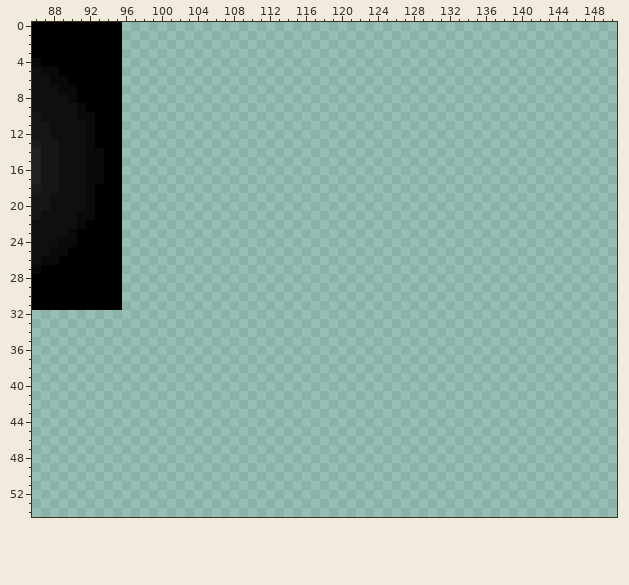
Pixel-art file -- Assets/Textures/Sprites001.aseprite. That is the earlier state.
256x256 pixels, 1 frame. Colours within 5 levels of each other are drawn and written as one. Shown: x 86..150, y 0..54. The commit also changed other parts of the picture, which this record leaves out.
The same view after the edit:
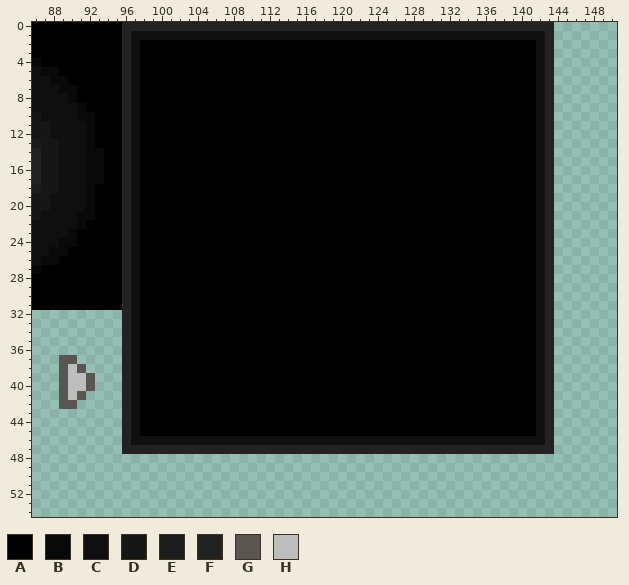
Palette (. is transparent): A #000000  B #090909  C #0f0f0f  D #161616  E #1c1c1c  F #222222  G #595652  H #bdbdbd
The edit:
Changed rows in their new state; - is an unchanged pixel.
first column x 89:
 0 -------FFFFFFFFFFFFFFFFFFFFFFFFFFFFFFFFFFFFFFFFFFFFFFFF
 1 -------FCCCCCCCCCCCCCCCCCCCCCCCCCCCCCCCCCCCCCCCCCCCCCCF
 2 -------FCAAAAAAAAAAAAAAAAAAAAAAAAAAAAAAAAAAAAAAAAAAAACF
 3 -------FCAAAAAAAAAAAAAAAAAAAAAAAAAAAAAAAAAAAAAAAAAAAACF
 4 -------FCAAAAAAAAAAAAAAAAAAAAAAAAAAAAAAAAAAAAAAAAAAAACF
 5 -------FCAAAAAAAAAAAAAAAAAAAAAAAAAAAAAAAAAAAAAAAAAAAACF
 6 -------FCAAAAAAAAAAAAAAAAAAAAAAAAAAAAAAAAAAAAAAAAAAAACF
 7 -------FCAAAAAAAAAAAAAAAAAAAAAAAAAAAAAAAAAAAAAAAAAAAACF
 8 -------FCAAAAAAAAAAAAAAAAAAAAAAAAAAAAAAAAAAAAAAAAAAAACF
 9 -------FCAAAAAAAAAAAAAAAAAAAAAAAAAAAAAAAAAAAAAAAAAAAACF
10 -------FCAAAAAAAAAAAAAAAAAAAAAAAAAAAAAAAAAAAAAAAAAAAACF
11 -------FCAAAAAAAAAAAAAAAAAAAAAAAAAAAAAAAAAAAAAAAAAAAACF
12 -------FCAAAAAAAAAAAAAAAAAAAAAAAAAAAAAAAAAAAAAAAAAAAACF
13 -------FCAAAAAAAAAAAAAAAAAAAAAAAAAAAAAAAAAAAAAAAAAAAACF
14 -------FCAAAAAAAAAAAAAAAAAAAAAAAAAAAAAAAAAAAAAAAAAAAACF
15 -------FCAAAAAAAAAAAAAAAAAAAAAAAAAAAAAAAAAAAAAAAAAAAACF
16 -------FCAAAAAAAAAAAAAAAAAAAAAAAAAAAAAAAAAAAAAAAAAAAACF
17 -------FCAAAAAAAAAAAAAAAAAAAAAAAAAAAAAAAAAAAAAAAAAAAACF
18 -------FCAAAAAAAAAAAAAAAAAAAAAAAAAAAAAAAAAAAAAAAAAAAACF
19 -------FCAAAAAAAAAAAAAAAAAAAAAAAAAAAAAAAAAAAAAAAAAAAACF
20 -------FCAAAAAAAAAAAAAAAAAAAAAAAAAAAAAAAAAAAAAAAAAAAACF
21 -------FCAAAAAAAAAAAAAAAAAAAAAAAAAAAAAAAAAAAAAAAAAAAACF
22 -------FCAAAAAAAAAAAAAAAAAAAAAAAAAAAAAAAAAAAAAAAAAAAACF
23 -------FCAAAAAAAAAAAAAAAAAAAAAAAAAAAAAAAAAAAAAAAAAAAACF
24 -------FCAAAAAAAAAAAAAAAAAAAAAAAAAAAAAAAAAAAAAAAAAAAACF
25 -------FCAAAAAAAAAAAAAAAAAAAAAAAAAAAAAAAAAAAAAAAAAAAACF
26 -------FCAAAAAAAAAAAAAAAAAAAAAAAAAAAAAAAAAAAAAAAAAAAACF
27 -------FCAAAAAAAAAAAAAAAAAAAAAAAAAAAAAAAAAAAAAAAAAAAACF
28 -------FCAAAAAAAAAAAAAAAAAAAAAAAAAAAAAAAAAAAAAAAAAAAACF
29 -------FCAAAAAAAAAAAAAAAAAAAAAAAAAAAAAAAAAAAAAAAAAAAACF
30 -------FCAAAAAAAAAAAAAAAAAAAAAAAAAAAAAAAAAAAAAAAAAAAACF
31 -------FCAAAAAAAAAAAAAAAAAAAAAAAAAAAAAAAAAAAAAAAAAAAACF
32 -------FCAAAAAAAAAAAAAAAAAAAAAAAAAAAAAAAAAAAAAAAAAAAACF
33 -------FCAAAAAAAAAAAAAAAAAAAAAAAAAAAAAAAAAAAAAAAAAAAACF
34 -------FCAAAAAAAAAAAAAAAAAAAAAAAAAAAAAAAAAAAAAAAAAAAACF
35 -------FCAAAAAAAAAAAAAAAAAAAAAAAAAAAAAAAAAAAAAAAAAAAACF
36 -------FCAAAAAAAAAAAAAAAAAAAAAAAAAAAAAAAAAAAAAAAAAAAACF
37 GG-----FCAAAAAAAAAAAAAAAAAAAAAAAAAAAAAAAAAAAAAAAAAAAACF
38 GHG----FCAAAAAAAAAAAAAAAAAAAAAAAAAAAAAAAAAAAAAAAAAAAACF
39 GHHG---FCAAAAAAAAAAAAAAAAAAAAAAAAAAAAAAAAAAAAAAAAAAAACF
40 GHHG---FCAAAAAAAAAAAAAAAAAAAAAAAAAAAAAAAAAAAAAAAAAAAACF
41 GHG----FCAAAAAAAAAAAAAAAAAAAAAAAAAAAAAAAAAAAAAAAAAAAACF
42 GG-----FCAAAAAAAAAAAAAAAAAAAAAAAAAAAAAAAAAAAAAAAAAAAACF
43 -------FCAAAAAAAAAAAAAAAAAAAAAAAAAAAAAAAAAAAAAAAAAAAACF
44 -------FCAAAAAAAAAAAAAAAAAAAAAAAAAAAAAAAAAAAAAAAAAAAACF
45 -------FCAAAAAAAAAAAAAAAAAAAAAAAAAAAAAAAAAAAAAAAAAAAACF
46 -------FCCCCCCCCCCCCCCCCCCCCCCCCCCCCCCCCCCCCCCCCCCCCCCF
47 -------FFFFFFFFFFFFFFFFFFFFFFFFFFFFFFFFFFFFFFFFFFFFFFFF
